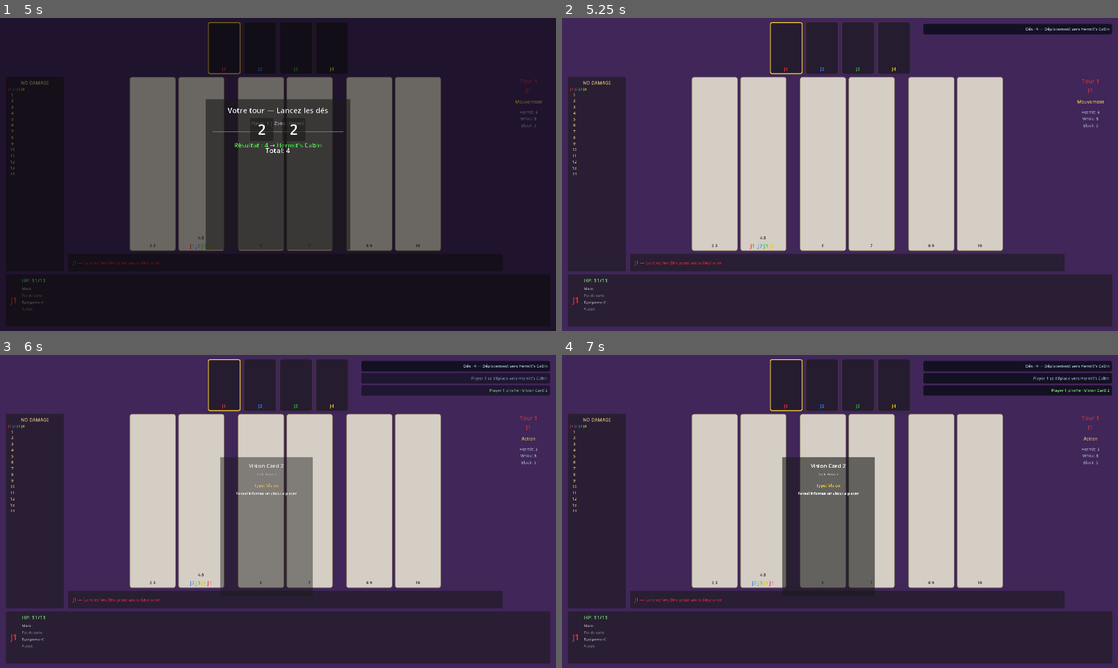
Above: before the commit, frames 1-4 (two rows, left to right).
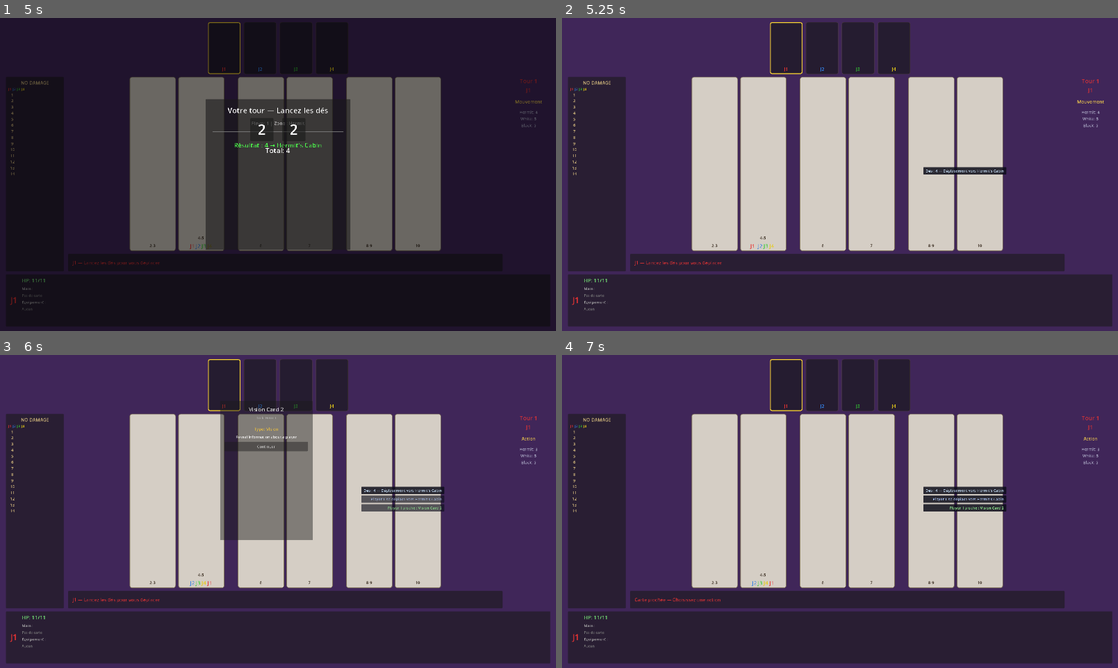
Above: after the commit, the same moments.

Repository: The-Cyril5555/shadow_hunter_app
Game: Godot game, scene res://scenes/ui/screens/main_menu.tscn
Two runs of this game, one before a commit and one after it. Both use one fixed random seed, a clock stepped at 60 frames per second and the inputs below.
Inputs (mouse positions are in pixels of both pictures, inside the frame that each line leads up to):
- Up to frame 1 (5 s): click "New Game" at 0.5 s; click "Start Game" at 1.25 s; click "Lancer les dés" at 2 s; tap Enter at 2.75, 4.25 s; move the mouse to (150, 165) at 2.77 s; click (150, 165) at 2.92 s; tap Space at 3.5 s; move the mouse to (200, 165) at 3.52 s; click (200, 165) at 3.67 s; move the mouse to (261, 165) at 4.27 s; click (261, 165) at 4.42 s
- Up to frame 2 (5.25 s): tap Space at 5 s; move the mouse to (873, 165) at 5.02 s; click (873, 165) at 5.17 s
- Up to frame 3 (6 s): tap Enter at 5.75 s; move the mouse to (366, 502) at 5.77 s; click (366, 502) at 5.92 s
- Up to frame 4 (7 s): click (828, 445) at 6.5 s, where only the run after the commit has a clickable "Continuer"

Frame 1 is identical in both runs. In frame 2, 1.6% of the frame differs, in the area x 65-99%, y 1-50%; in frame 3, 9.7%; in frame 4, 12%, in the area x 13-99%, y 1-80%.

Commit message:
feat: add continue button to card reveal and make logs persistent

Diff:
--- a/scenes/ui/card_reveal.tscn
+++ b/scenes/ui/card_reveal.tscn
@@ -1,12 +1,13 @@
-[gd_scene load_steps=2 format=3]
+[gd_scene load_steps=2 format=3 uid="uid://b86qiecm7mcqb"]
 
-[ext_resource type="Script" path="res://scripts/ui/card_reveal.gd" id="1_card_reveal"]
+[ext_resource type="Script" uid="uid://dcxigoqt03wcv" path="res://scripts/ui/card_reveal.gd" id="1_card_reveal"]
 
 [node name="CardReveal" type="Control"]
 layout_mode = 3
 anchors_preset = 15
 anchor_right = 1.0
 anchor_bottom = 1.0
+offset_bottom = -388.0
 grow_horizontal = 2
 grow_vertical = 2
 mouse_filter = 2
@@ -77,3 +78,9 @@
 text = "Effect description goes here..."
 horizontal_alignment = 1
 autowrap_mode = 3
+
+[node name="ContinueButton" type="Button" parent="Panel/MarginContainer/VBoxContainer"]
+layout_mode = 2
+custom_minimum_size = Vector2(0, 40)
+theme_override_font_sizes/font_size = 16
+text = "Continuer"
--- a/scripts/ui/card_reveal.gd
+++ b/scripts/ui/card_reveal.gd
@@ -1,6 +1,5 @@
 ## CardReveal - Animated card reveal UI
-## Shows drawn cards with smooth fade in/out animations using AnimationHelper
-## Refactored: Now uses PolishConfig for timing and AnimationHelper for animations
+## Shows drawn cards with fade-in animation, waits for player to click Continue
 class_name CardReveal
 extends Control
 
@@ -20,25 +19,24 @@
 @onready var card_type_label: Label = $Panel/MarginContainer/VBoxContainer/CardTypeLabel
 @onready var effect_label: Label = $Panel/MarginContainer/VBoxContainer/EffectLabel
 @onready var deck_label: Label = $Panel/MarginContainer/VBoxContainer/DeckLabel
+@onready var continue_button: Button = $Panel/MarginContainer/VBoxContainer/ContinueButton
 
 
 # -----------------------------------------------------------------------------
 # Lifecycle
 # -----------------------------------------------------------------------------
 func _ready() -> void:
-	# Start hidden
 	modulate.a = 0.0
 	visible = false
-
-	# Set initial scale for pop effect
 	panel.scale = Vector2(0.8, 0.8)
+	continue_button.pressed.connect(_on_continue_pressed)
 
 
 # -----------------------------------------------------------------------------
 # Public Methods
 # -----------------------------------------------------------------------------
 
-## Show card with animation sequence using AnimationHelper
+## Show card and wait for player to click Continue
 func show_card(card: Card) -> void:
 	# Load card image
 	var texture = CardImageMapper.load_texture(CardImageMapper.get_card_image_path(card))
@@ -54,25 +52,25 @@
 	effect_label.text = card.get_effect_description()
 	deck_label.text = "Deck: %s" % card.deck.capitalize()
 
-	# Make visible
+	# Show with fade-in animation
 	visible = true
-
-	# Use AnimationHelper for fade in with pop effect
+	continue_button.visible = true
 	AnimationHelper.fade_in_with_pop(self, "card_play_animation_duration")
 
-	# Hold for display (using PolishConfig timing)
-	var hold_duration = PolishConfig.get_value("card_play_animation_duration", 0.4) * 3.0  # 3x fade duration
-	await get_tree().create_timer(hold_duration).timeout
+	# Wait for player to click Continue
+	await card_reveal_finished
 
-	# Use AnimationHelper for fade out with shrink
+
+# -----------------------------------------------------------------------------
+# Signal Handlers
+# -----------------------------------------------------------------------------
+
+func _on_continue_pressed() -> void:
+	# Fade out
 	AnimationHelper.fade_out_with_shrink(self, "card_play_animation_duration")
-
-	# Wait for fade out to complete
 	await AnimationHelper.await_animation(self, "card_play_animation_duration")
 
 	# Hide and reset
 	visible = false
-	panel.scale = Vector2(1.0, 1.0)  # Reset for next time
+	panel.scale = Vector2(1.0, 1.0)
 	card_reveal_finished.emit()
-
-	print("[CardReveal] Card reveal animation completed for: %s" % card.name)
--- a/scripts/ui/feedback_toast.gd
+++ b/scripts/ui/feedback_toast.gd
@@ -1,7 +1,6 @@
-## FeedbackToast - Floating notification for multi-channel action feedback
+## FeedbackToast - Persistent game log in the top-right corner
 ##
-## Shows brief text messages that fade out automatically.
-## Provides the text channel alongside audio and visual feedback.
+## Shows text messages that stay visible as a scrolling log.
 class_name FeedbackToast
 extends CanvasLayer
 
@@ -11,8 +10,8 @@
 # =============================================================================
 
 var _container: VBoxContainer
-const MAX_TOASTS: int = 5
-const TOAST_DURATION: float = 2.5
+var _scroll: ScrollContainer
+const MAX_TOASTS: int = 20
 
 
 # =============================================================================
@@ -32,27 +31,34 @@
 	margin.mouse_filter = Control.MOUSE_FILTER_IGNORE
 	add_child(margin)
 
+	_scroll = ScrollContainer.new()
+	_scroll.mouse_filter = Control.MOUSE_FILTER_IGNORE
+	_scroll.horizontal_scroll_mode = ScrollContainer.SCROLL_MODE_DISABLED
+	_scroll.size_flags_vertical = Control.SIZE_EXPAND_FILL
+	margin.add_child(_scroll)
+
 	_container = VBoxContainer.new()
-	_container.add_theme_constant_override("separation", 6)
+	_container.add_theme_constant_override("separation", 4)
 	_container.mouse_filter = Control.MOUSE_FILTER_IGNORE
-	_container.alignment = BoxContainer.ALIGNMENT_BEGIN
-	margin.add_child(_container)
+	_container.alignment = BoxContainer.ALIGNMENT_END
+	_container.size_flags_vertical = Control.SIZE_EXPAND_FILL
+	_scroll.add_child(_container)
 
 
 # =============================================================================
 # PUBLIC METHODS
 # =============================================================================
 
-## Show a toast notification
+## Show a persistent log entry
 func show_toast(message: String, color: Color = Color(1.0, 1.0, 1.0)) -> void:
-	# Limit toast count
+	# Remove oldest if at limit
 	if _container.get_child_count() >= MAX_TOASTS:
 		var oldest = _container.get_child(0)
 		oldest.queue_free()
 
 	var label = Label.new()
 	label.text = message
-	label.add_theme_font_size_override("font_size", 14)
+	label.add_theme_font_size_override("font_size", 13)
 	label.add_theme_color_override("font_color", color)
 	label.horizontal_alignment = HORIZONTAL_ALIGNMENT_RIGHT
 	label.mouse_filter = Control.MOUSE_FILTER_IGNORE
@@ -61,18 +67,22 @@
 	var panel = PanelContainer.new()
 	var style = StyleBoxFlat.new()
 	style.bg_color = Color(0.05, 0.05, 0.1, 0.85)
-	style.set_corner_radius_all(6)
-	style.set_content_margin_all(8)
+	style.set_corner_radius_all(4)
+	style.content_margin_left = 8
+	style.content_margin_top = 4
+	style.content_margin_right = 8
+	style.content_margin_bottom = 4
 	panel.add_theme_stylebox_override("panel", style)
 	panel.mouse_filter = Control.MOUSE_FILTER_IGNORE
 	panel.add_child(label)
 
 	_container.add_child(panel)
 
-	# Fade in
+	# Fade in only (no auto-remove)
 	panel.modulate = Color(1, 1, 1, 0)
 	var tween = create_tween()
 	tween.tween_property(panel, "modulate", Color(1, 1, 1, 1), 0.2)
-	tween.tween_interval(TOAST_DURATION)
-	tween.tween_property(panel, "modulate", Color(1, 1, 1, 0), 0.5)
-	tween.tween_callback(panel.queue_free)
+
+	# Auto-scroll to bottom
+	await get_tree().process_frame
+	_scroll.scroll_vertical = int(_scroll.get_v_scroll_bar().max_value)
Not shown: 1 places in scenes/ui/card_reveal.tscn that only renumber resources
